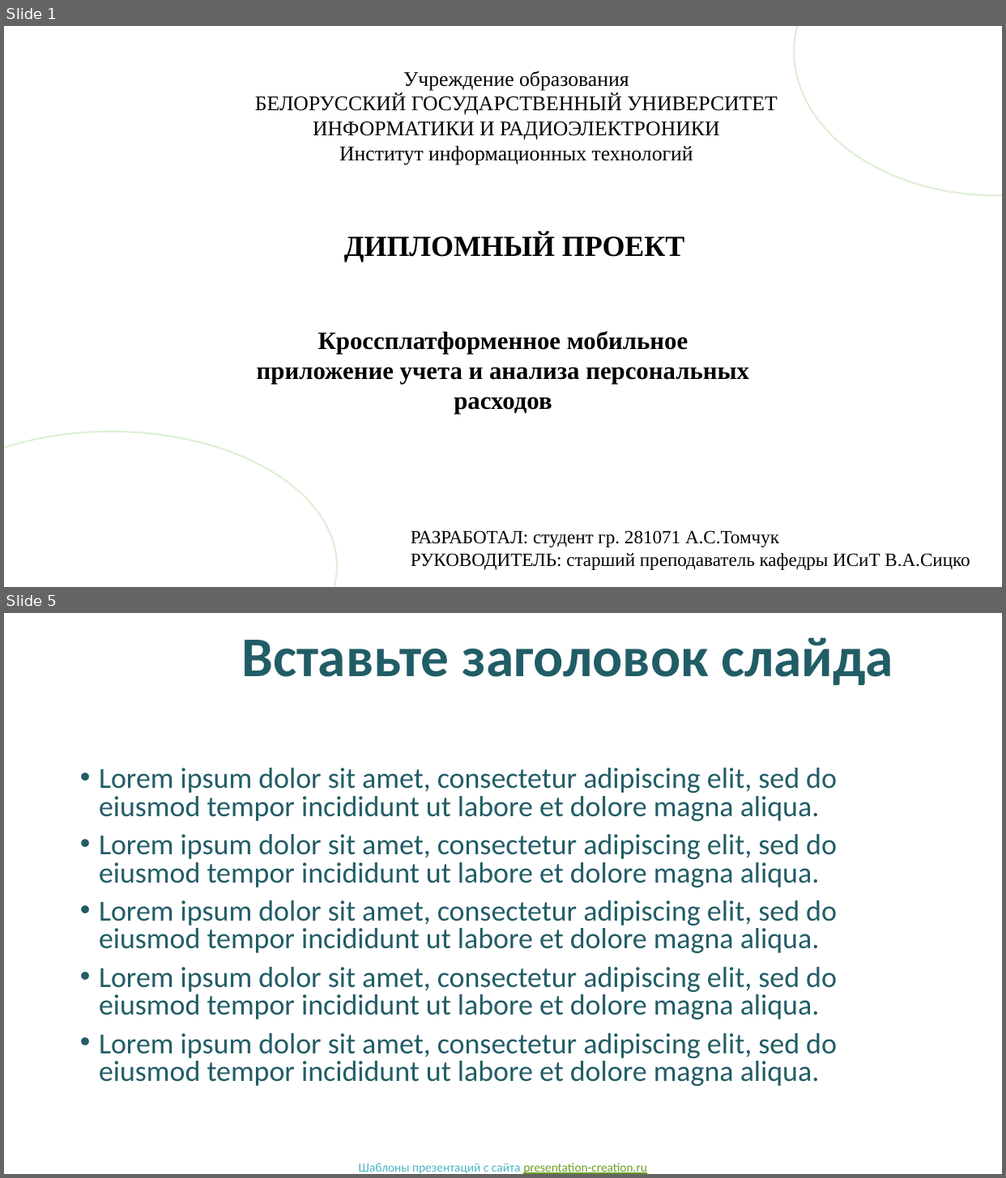
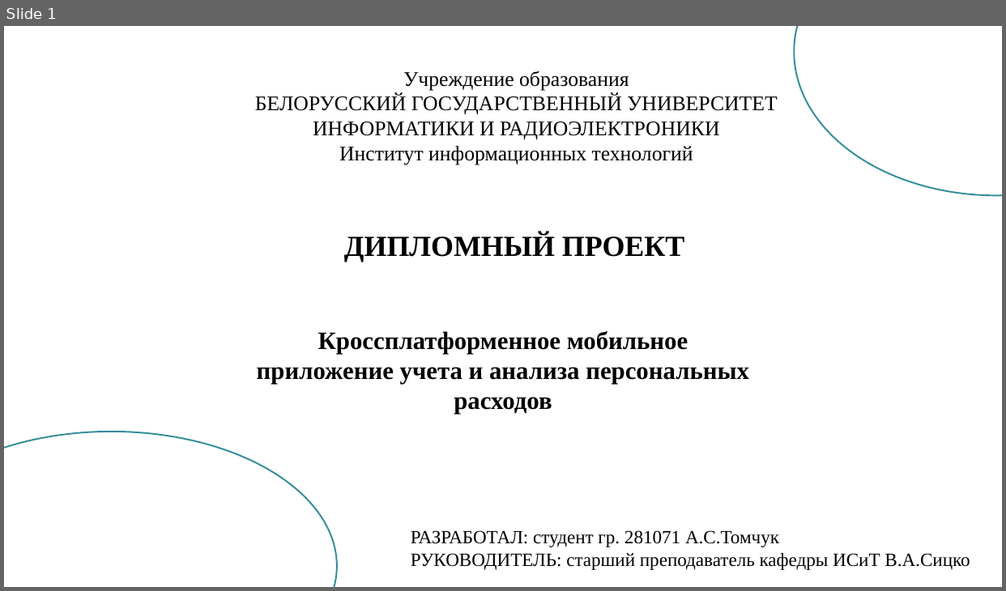
Before and after one commit to nastyatomchuk/diplom, a slide deck: Томчук А.С. Презентация.pptx. Shown one above the other, each under a label of ours: slides 1 and 5 before the commit, slide 1 after it; the slides between them are not shown. The pictures are 1006x1178 and 1006x591 pixels, drawn with LibreOffice and Linux fonts; fonts in the diff are those of the drawing; background and template pictures are left out. Boxes give left, top, right and bottom in pixels: in the first picture for what was removed or moved away, otherwise in the second. Text is boxed around its words. In the diff, an @@ line names an element or a change of style, - is before the commit and + after.

```diff
--- a/Томчук А.С. Презентация.pptx
+++ b/Томчук А.С. Презентация.pptx
@@ slide 5 removed at bbox=[4, 613, 1002, 1174], background picture (left out) @@
@@ title removed at bbox=[241, 637, 893, 685] @@
-Вставьте заголовок слайда
@@ text removed at bbox=[99, 768, 837, 1086] @@
-• Lorem ipsum dolor sit amet, consectetur adipiscing elit, sed do eiusmod tempor incididunt ut labore et dolore magna aliqua.
-• Lorem ipsum dolor sit amet, consectetur adipiscing elit, sed do eiusmod tempor incididunt ut labore et dolore magna aliqua.
-• Lorem ipsum dolor sit amet, consectetur adipiscing elit, sed do eiusmod tempor incididunt ut labore et dolore magna aliqua.
-• Lorem ipsum dolor sit amet, consectetur adipiscing elit, sed do eiusmod tempor incididunt ut labore et dolore magna aliqua.
-• Lorem ipsum dolor sit amet, consectetur adipiscing elit, sed do eiusmod tempor incididunt ut labore et dolore magna aliqua.
@@ text removed at bbox=[359, 1163, 647, 1174] @@
-Шаблоны презентаций с сайта presentation-creation.ru
@@ slide 1 changed as well @@
@@ ellipse at bbox=[794, 26, 1002, 196]: outline #DBEFD4 1.5 pt to #328C99 1.5 pt @@
@@ ellipse at bbox=[4, 432, 337, 587]: outline #DBEFD4 1.5 pt to #328C99 1.5 pt @@
```
Also in this commit, not shown: 1 other slide changed, 16 slides added, 8 other slides removed, 3 other files.
